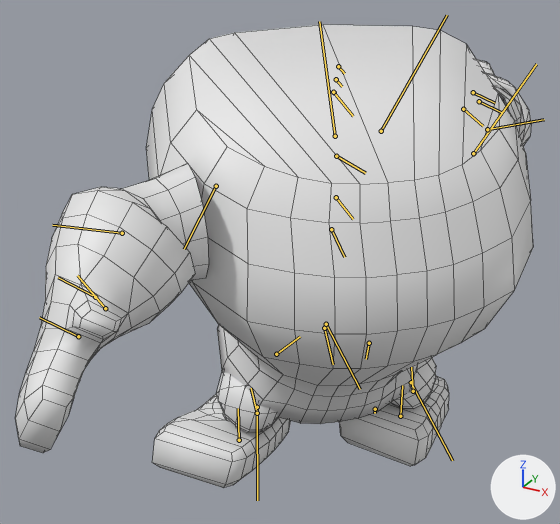
What one commit did to the FBX model Source/Models/Characters/Spearman_AttackCycle.FBX.
Before and after are seen from a 50 mm camera at (0.505, -1.352, 0.977) aimed at (-0.106, -0.24, 0.422). Lighting does not change. The marker at lower right points along +X, +Y and +Z. Both versions are drawn at frame 15 of the action 'Take 001'; the numbers are the values there. The bones that bend it are drawn over the model as lines. Mesh edges are drawn as thin lines.

Names of what the first picture shows: 'Character'.
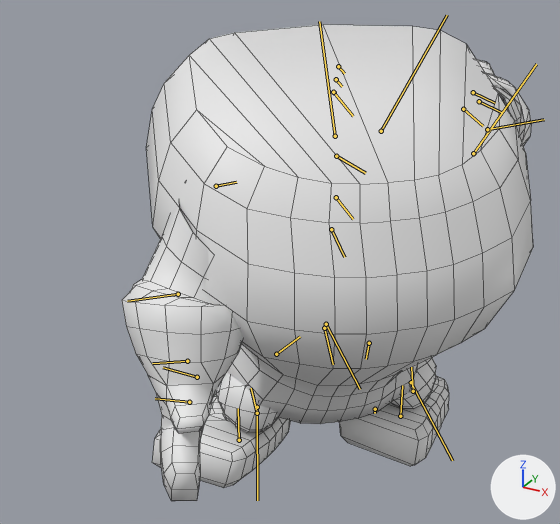
What differs and where, as boxes (x1, y1, x2, y2) in the pictures (560 x 524 px):
'Character', posed (21% narrower)
    before: (15, 25, 533, 488)
    after: (122, 25, 533, 501)
bone 'Human_RUpperarm', root to tip
    before: (216, 186) to (184, 249)
    after: (216, 186) to (236, 182)
bone 'Human_RForearm', root to tip
    before: (122, 233) to (52, 225)
    after: (178, 294) to (127, 301)
bone 'Human_RPalm', root to tip
    before: (95, 297) to (58, 277)
    after: (187, 361) to (152, 363)
bone 'Human_RDigit21', root to tip
    before: (78, 336) to (39, 317)
    after: (189, 402) to (155, 398)

Diff of the bpy script that builds the scene:
```diff
--- a/Source/Models/Characters/Spearman_AttackCycle.FBX.py
+++ b/Source/Models/Characters/Spearman_AttackCycle.FBX.py
@@ bone_human_rupperarm @@
 bone_human_rupperarm = bpy.data.objects['Armature'].pose.bones['Human_RUpperarm']  # child of 'Human_RCollarbone'
-bone_human_rupperarm.rotation_quaternion = (0.668, 0.661, 0.179, -0.29)  # degrees (86, 39, -11)
+bone_human_rupperarm.rotation_quaternion = (0.752, 0.578, -0.287, -0.133)  # degrees (80, -16, -34)
@@ bone_human_rforearm @@
 bone_human_rforearm = bpy.data.objects['Armature'].pose.bones['Human_RForearm']  # child of 'Human_RUpperarm'
-bone_human_rforearm.rotation_quaternion = (0.938, 0.242, -0.173, -0.175)  # degrees (32, -14, -25)
+bone_human_rforearm.rotation_quaternion = (0.959, 0.225, -0.057, -0.16)  # degrees (27, -2, -19)
@@ bone_human_rpalm @@
 bone_human_rpalm = bpy.data.objects['Armature'].pose.bones['Human_RPalm']  # child of 'Human_RForearm'
-bone_human_rpalm.rotation_quaternion = (0.997, -0.019, -0.063, -0.039)  # degrees (-2, -7, -4)
+bone_human_rpalm.rotation_quaternion = (0.999, -0.043, -0.009, -0.006)  # degrees (-5, -1, -1)
@@ bone_human_rdigit21 @@
 bone_human_rdigit21 = bpy.data.objects['Armature'].pose.bones['Human_RDigit21']  # child of 'Human_RPalm'
-bone_human_rdigit21.rotation_quaternion = (1.0, 0.0, 0.0, 0.0)  # degrees (0, 0, 0)
+bone_human_rdigit21.rotation_quaternion = (0.989, -0.051, 0.112, 0.076)  # degrees (-5, 13, 8)
```
